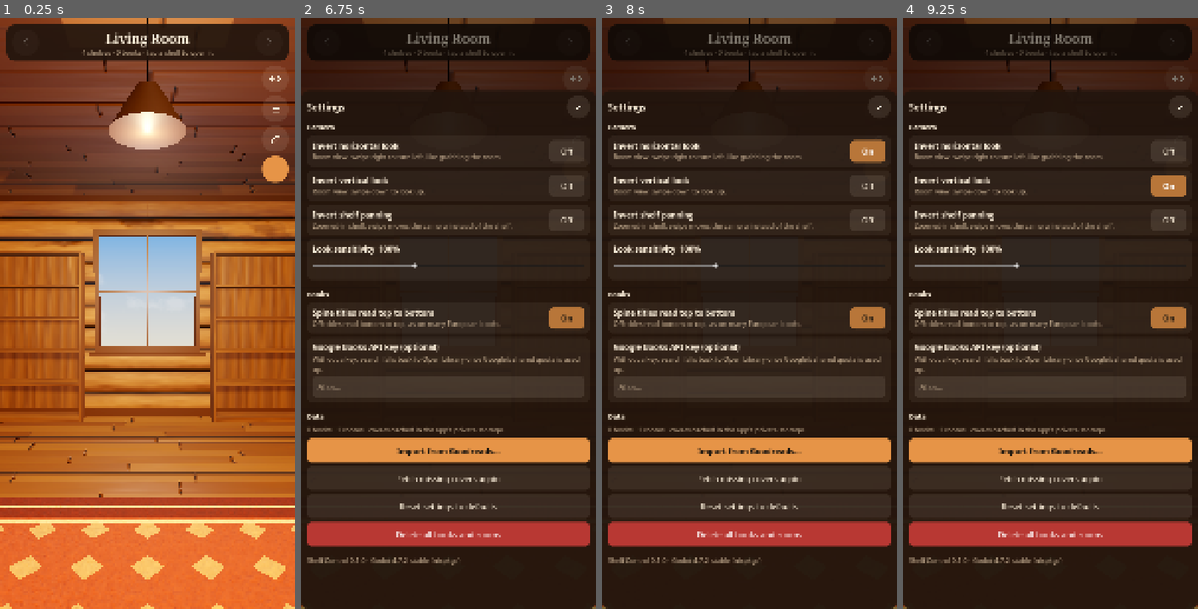
Above: before the commit, frames 1-4 (left to right).
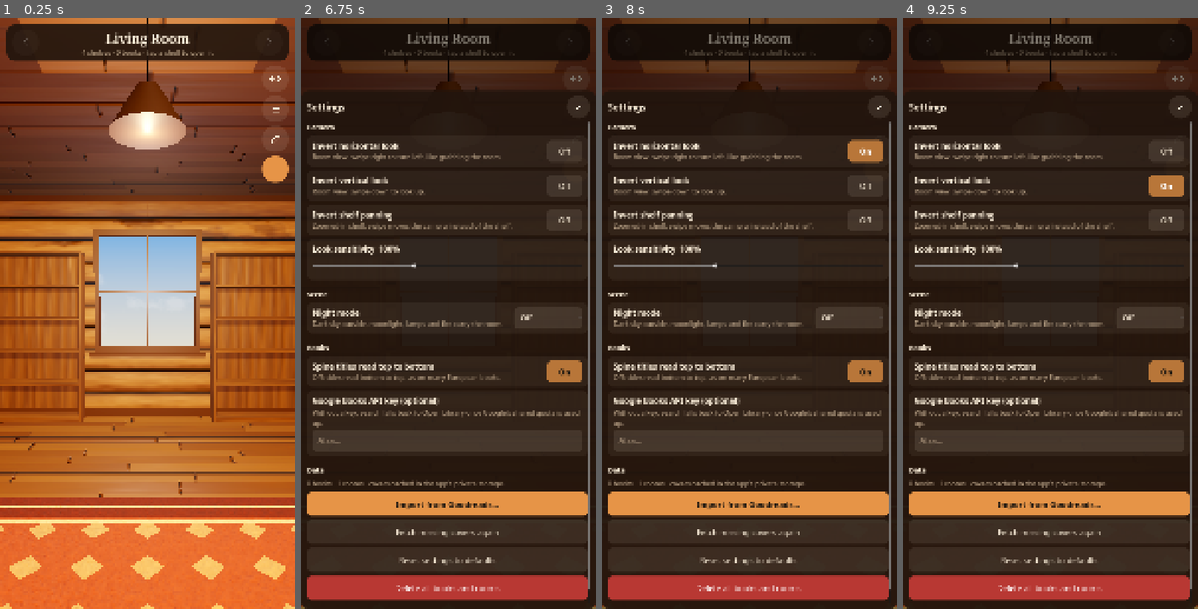
Above: after the commit, the same moments.

Repository: TheGoobsy/shelfcontrol
Game: Godot game, scene res://scenes/main.tscn
Same seed, same stepped clock (60 frames per second), same inputs: the game is played once before the commit and once after it.
Inputs (mouse positions are in pixels of both pictures, inside the frame that each line leads up to):
- Up to frame 1 (0.25 s): no input
- Up to frame 2 (6.75 s): click (448, 41) at 0.52 s; click "+ New room" at 1.25 s; click (575, 77) at 2.02 s; click (575, 106) at 2.77 s; click (575, 136) at 3.52 s; click (575, 171) at 4.27 s; click "Title" at 5 s; click (448, 41) at 5.77 s; click (575, 77) at 6.52 s
- Up to frame 3 (8 s): click "Off" at 7.25 s
- Up to frame 4 (9.25 s): click "On" at 8 s; click "Off" at 8.75 s

The runs differ from the first frame. In frame 1, 3.5% of the frame differs, in the area x 0-100%, y 0-61%; in frame 2, 25%; in frame 3, 25%; in frame 4, 25%, in the area x 2-98%, y 0-99%.

Commit message:
Night mode (off/on/auto) with starry window and moonlight; sharper, higher-resolution shadows
Co-Authored-By: Claude Fable 5.1 <noreply@anthropic.com>

Diff:
--- a/project.godot
+++ b/project.godot
@@ -42,8 +42,12 @@
 renderer/rendering_method.mobile="mobile"
 textures/vram_compression/import_etc2_astc=true
 anti_aliasing/quality/msaa_3d=1
-lights_and_shadows/directional_shadow/size=2048
-lights_and_shadows/directional_shadow/soft_shadow_filter_quality=2
+lights_and_shadows/directional_shadow/size=4096
+lights_and_shadows/directional_shadow/soft_shadow_filter_quality=1
 lights_and_shadows/directional_shadow/16_bits=false
 lights_and_shadows/positional_shadow/atlas_size=4096
-lights_and_shadows/positional_shadow/soft_shadow_filter_quality=2
+lights_and_shadows/positional_shadow/soft_shadow_filter_quality=1
+lights_and_shadows/positional_shadow/atlas_quadrant_0_subdiv=1
+lights_and_shadows/positional_shadow/atlas_quadrant_1_subdiv=1
+lights_and_shadows/positional_shadow/atlas_quadrant_2_subdiv=1
+lights_and_shadows/positional_shadow/atlas_quadrant_3_subdiv=1
--- a/scripts/decor.gd
+++ b/scripts/decor.gd
@@ -293,9 +293,14 @@
 static func window(style: Dictionary) -> Node3D:
 	var root := Node3D.new()
 	var frame := Materials.std(style.get("trim", Color(0.9, 0.9, 0.9)), 0.5)
+	var night := bool(style.get("night", false))
 	var glass := Materials.from_spec({
 		"shader": "sky_glass",
-		"sky_top": Color(0.35, 0.55, 0.85), "sky_bottom": Color(0.85, 0.82, 0.72), "brightness": 1.3,
+		"sky_top": Color(0.02, 0.03, 0.10) if night else Color(0.35, 0.55, 0.85),
+		"sky_bottom": Color(0.08, 0.09, 0.20) if night else Color(0.85, 0.82, 0.72),
+		"brightness": 0.9 if night else 1.3,
+		"stars": 1.0 if night else 0.0,
+		"moon": 1.0 if night else 0.0,
 	})
 	var w := 1.3
 	var h := 1.5
@@ -313,8 +318,8 @@
 	box(root, Vector3(w, 0.035, 0.04), Vector3(0, y0 + h / 2.0, 0.0), frame)
 	box(root, Vector3(w + 2 * t + 0.1, 0.05, 0.22), Vector3(0, y0 - t - 0.025, 0.06), frame)
 	var light := OmniLight3D.new()
-	light.light_color = Color(0.80, 0.88, 1.0)
-	light.light_energy = 1.6
+	light.light_color = Color(0.55, 0.65, 1.0) if night else Color(0.80, 0.88, 1.0)
+	light.light_energy = 0.5 if night else 1.6
 	light.omni_range = 6.5
 	light.omni_attenuation = 1.2
 	light.shadow_enabled = false
@@ -392,7 +397,7 @@
 	light.omni_shadow_mode = OmniLight3D.SHADOW_CUBE
 	light.shadow_bias = 0.06
 	light.shadow_normal_bias = 2.0
-	light.shadow_blur = 1.2
+	light.shadow_blur = 0.8
 	light.shadow_opacity = 0.9
 	light.position = Vector3(0, -0.72, 0)
 	root.add_child(light)
--- a/scripts/main.gd
+++ b/scripts/main.gd
@@ -36,6 +36,7 @@
 var drag_fits := true
 var drag_over_tray := false
 var _last_preview := ""
+var _night_now := false
 var _last_tap_time := 0
 var _last_tap_pos := Vector2.ZERO
 
@@ -87,8 +88,17 @@
 		else:
 			hud.dialogs.open_room_menu())
 	Settings.changed.connect(func(key: String):
-		if key == "spine_top_down":
+		if key == "spine_top_down" or key == "night_mode":
 			_on_structure_changed())
+	_night_now = Settings.is_night()
+	var clock := Timer.new()
+	clock.wait_time = 60.0
+	clock.autostart = true
+	clock.timeout.connect(func():
+		if Settings.is_night() != _night_now:
+			_night_now = Settings.is_night()
+			_on_structure_changed())
+	add_child(clock)
 
 	Library.structure_changed.connect(_on_structure_changed)
 	Library.placement_changed.connect(_on_placement_changed)
@@ -117,6 +127,8 @@
 			shot_mode = a.trim_prefix("--mode=")
 		elif a.begins_with("--style="):
 			shot_style = a.trim_prefix("--style=")
+		elif a == "--night":
+			Settings.data["night_mode"] = "on"
 		elif a == "--apitest":
 			_run_api_test.call_deferred()
 		elif a.begins_with("--csvtest="):
--- a/scripts/room3d.gd
+++ b/scripts/room3d.gd
@@ -11,7 +11,7 @@
 
 func build(r: Dictionary, st: Dictionary) -> void:
 	room = r
-	style = st
+	style = Styles.night_variant(st) if Settings.is_night() else st
 	for c in get_children():
 		remove_child(c)
 		c.queue_free()
@@ -85,12 +85,12 @@
 	sun.directional_shadow_mode = DirectionalLight3D.SHADOW_PARALLEL_2_SPLITS
 	sun.directional_shadow_split_1 = 0.35
 	sun.directional_shadow_blend_splits = true
-	sun.directional_shadow_max_distance = 11.0
+	sun.directional_shadow_max_distance = 9.5
 	sun.directional_shadow_fade_start = 0.9
 	sun.shadow_bias = 0.035
 	sun.shadow_normal_bias = 2.0
 	sun.shadow_opacity = 0.9
-	sun.shadow_blur = 1.2
+	sun.shadow_blur = 0.7
 	add_child(sun)
 
 func _build_shelves() -> void:
--- a/scripts/settings.gd
+++ b/scripts/settings.gd
@@ -11,6 +11,7 @@
 	"look_sensitivity": 1.0,    # 0.5 .. 2.0
 	"spine_top_down": true,     # spine titles read top→bottom (false = bottom→top)
 	"google_api_key": "",
+	"night_mode": "off",        # off | on | auto (19:00–07:00)
 }
 
 var data: Dictionary = {}
@@ -41,3 +42,12 @@
 func reset() -> void:
 	for k in DEFAULTS.keys():
 		set_value(k, DEFAULTS[k])
+
+func is_night() -> bool:
+	var mode := str(get_value("night_mode"))
+	if mode == "on":
+		return true
+	if mode == "auto":
+		var h: int = Time.get_time_dict_from_system()["hour"]
+		return h >= 19 or h < 7
+	return false
--- a/scripts/styles.gd
+++ b/scripts/styles.gd
@@ -143,3 +143,16 @@
 	if n % 2 == 1:
 		return n / 2
 	return -1
+
+## A copy of the style adjusted for night: moonlight instead of sun, cool dim ambient, dark sky.
+func night_variant(style: Dictionary) -> Dictionary:
+	var st := style.duplicate(true)
+	st["night"] = true
+	st["background"] = Color(0.01, 0.01, 0.03)
+	st["ambient"] = Color(0.40, 0.48, 0.75)
+	st["ambient_energy"] = maxf(0.16, float(style.get("ambient_energy", 0.4)) * 0.45)
+	st["sun"] = Color(0.55, 0.65, 1.0)
+	st["sun_energy"] = 0.28
+	st["lamp_energy"] = float(style.get("lamp_energy", 2.0)) * 1.25
+	st["glow"] = true
+	return st
--- a/scripts/ui/dialogs.gd
+++ b/scripts/ui/dialogs.gd
@@ -441,6 +441,31 @@
 	sv.add_child(slider)
 	sens_card.add_child(sv)
 	c.add_child(sens_card)
+
+	c.add_child(hud.spacer(6))
+	c.add_child(_bold_label("Scene", 26))
+	var night_card := PanelContainer.new()
+	night_card.theme_type_variation = "Card"
+	var nr := hud.row(14)
+	var nv := VBoxContainer.new()
+	nv.size_flags_horizontal = Control.SIZE_EXPAND_FILL
+	nv.size_flags_vertical = Control.SIZE_SHRINK_CENTER
+	nv.add_theme_constant_override("separation", 2)
+	nv.add_child(_bold_label("Night mode", 29))
+	nv.add_child(hud.label("Dark sky outside, moonlight, lamps and fire carry the room.", "SubLabel"))
+	nr.add_child(nv)
+	var night_opt := OptionButton.new()
+	night_opt.custom_minimum_size = Vector2(250, 80)
+	night_opt.size_flags_vertical = Control.SIZE_SHRINK_CENTER
+	var night_keys := ["off", "on", "auto"]
+	for i in night_keys.size():
+		night_opt.add_item(["Off", "On", "Auto (19–07)"][i])
+		if night_keys[i] == str(Settings.get_value("night_mode")):
+			night_opt.selected = i
+	night_opt.item_selected.connect(func(i: int): Settings.set_value("night_mode", night_keys[i]))
+	nr.add_child(night_opt)
+	night_card.add_child(nr)
+	c.add_child(night_card)
 
 	c.add_child(hud.spacer(6))
 	c.add_child(_bold_label("Books", 26))
--- a/shaders/sky_glass.gdshader
+++ b/shaders/sky_glass.gdshader
@@ -5,11 +5,29 @@
 uniform vec3 sky_top : source_color = vec3(0.35, 0.55, 0.85);
 uniform vec3 sky_bottom : source_color = vec3(0.85, 0.80, 0.70);
 uniform float brightness = 1.4;
+uniform float stars = 0.0;
+uniform float moon = 0.0;
 
 void fragment() {
 	vec3 c = mix(sky_top, sky_bottom, UV.y);
 	float n = fbm(UV * vec2(3.0, 5.0) + vec2(TIME * 0.01, 0.0));
-	c = mix(c, vec3(1.0), smoothstep(0.58, 0.72, n) * 0.35 * (1.0 - UV.y * 0.5));
+	float cloud = smoothstep(0.58, 0.72, n) * (1.0 - UV.y * 0.5);
+	c = mix(c, vec3(1.0), cloud * mix(0.35, 0.06, stars));
+	if (stars > 0.0) {
+		vec2 cell = floor(UV * vec2(28.0, 42.0));
+		vec2 f = fract(UV * vec2(28.0, 42.0)) - 0.5;
+		float r = hash21(cell + 3.7);
+		float twinkle = 0.7 + 0.3 * sin(TIME * (1.5 + r * 3.0) + r * 20.0);
+		float star = step(0.93, r) * smoothstep(0.12, 0.0, length(f)) * twinkle * (1.0 - cloud);
+		c += vec3(0.9, 0.95, 1.0) * star * stars * (1.0 - UV.y);
+	}
+	if (moon > 0.0) {
+		float d = length((UV - vec2(0.72, 0.22)) * vec2(1.0, 1.15));
+		float disc = smoothstep(0.075, 0.06, d);
+		float halo = smoothstep(0.22, 0.06, d) * 0.25;
+		c = mix(c, vec3(0.95, 0.95, 0.88), disc * moon);
+		c += vec3(0.5, 0.55, 0.7) * halo * moon;
+	}
 	ALBEDO = c * brightness;
 	EMISSION = c * brightness * 0.5;
 }
Not shown, changed: README.md
